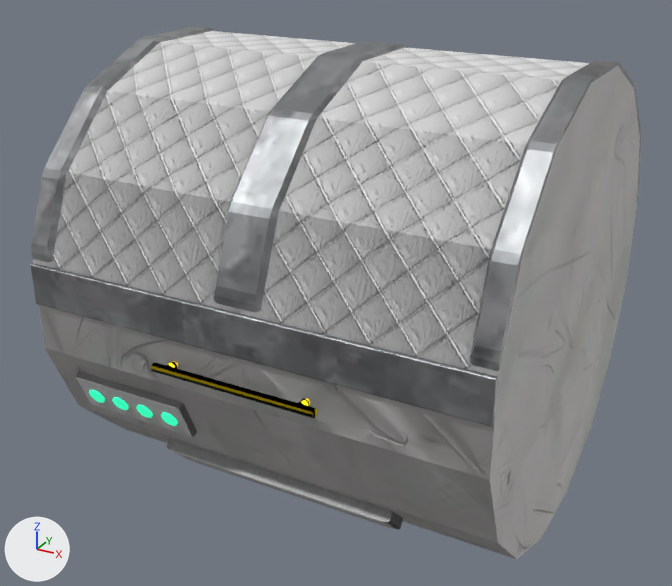
An edit to the Blender file public/blender/Model-3-Centre.blend, drawn before and after from the same camera.
Rendered twice from a camera (50 mm lens) standing at (10.8, -20.97, 9.7) and looking at (-0.44, -0.53, -0.52). The lights are fixed; the arrows at lower left show +X, +Y and +Z.

Names of what the first picture shows: 'Bar', 'Cube.001', 'Cube.002', 'Cylinder.001', 'Hull', 'Hull Bars', 'Top'.
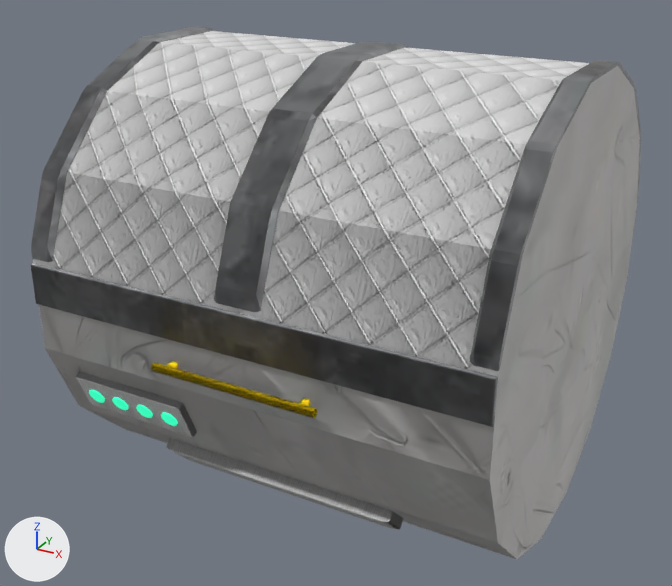
Changed parts and their boxes [x1, y1, x2, y2] in the pictures (672 x 586 px):
```json
{"object": "Cylinder.001", "change": "surface changed", "before": [31, 32, 559, 371], "after": [31, 32, 559, 371], "on screen": "white to grey"}
{"object": "Hull Bars", "change": "surface changed", "before": [31, 263, 498, 427], "after": [31, 263, 498, 427], "on screen": "grey to black"}
{"object": "Bar", "change": "surface changed", "before": [151, 361, 318, 418], "after": [151, 361, 318, 418], "on screen": "black to yellow"}
```

Scene script edits in JSON lines:
```json
{"op": "add", "block": "mat_metallic_material", "code": "n5 = _N.new('ShaderNodeTexImage'); n5.name = 'Image Texture.001'"}
{"op": "add", "block": "mat_metallic_material", "code": "n5.image = img_steel_normal_jpg"}
{"op": "add", "block": "mat_metallic_material", "code": "n6 = _N.new('ShaderNodeNormalMap'); n6.name = 'Normal Map'"}
{"block": "mat_metallic_material", "where": "n0 = _N.new('ShaderNodeBsdfPrincipled'); n0.name = 'Principled BSDF'"}
{"block": "mat_metallic_material", "where": "n4 = _N.new('ShaderNodeMapping'); n4.name = 'Mapping'"}
{"op": "add", "block": "mat_metallic_material", "code": "_L.new(n5.outputs[0], n6.inputs[1])  # 'Color' to 'Color'"}
{"op": "add", "block": "mat_metallic_material", "code": "_L.new(n6.outputs[0], n0.inputs[5])  # 'Normal' to 'Normal'"}
{"op": "add", "block": "mat_metallic_material", "code": "_L.new(n4.outputs[0], n5.inputs[0])  # 'Vector' to 'Vector'"}
{"block": "mat_bar_material", "where": "n6 = _N.new('ShaderNodeMapping'); n6.name = 'Mapping'"}
{"op": "set", "path": "n6.inputs[3].default_value", "old": "(1.0, 2.8, 1.0)", "new": "(1.0, 10.0, 1.0)", "note": "'Scale'"}
{"op": "add", "block": "mat_bar_material", "code": "n6.inputs[2].default_value = (0.0, 0.0, 1.571)  # 'Rotation'"}
```
